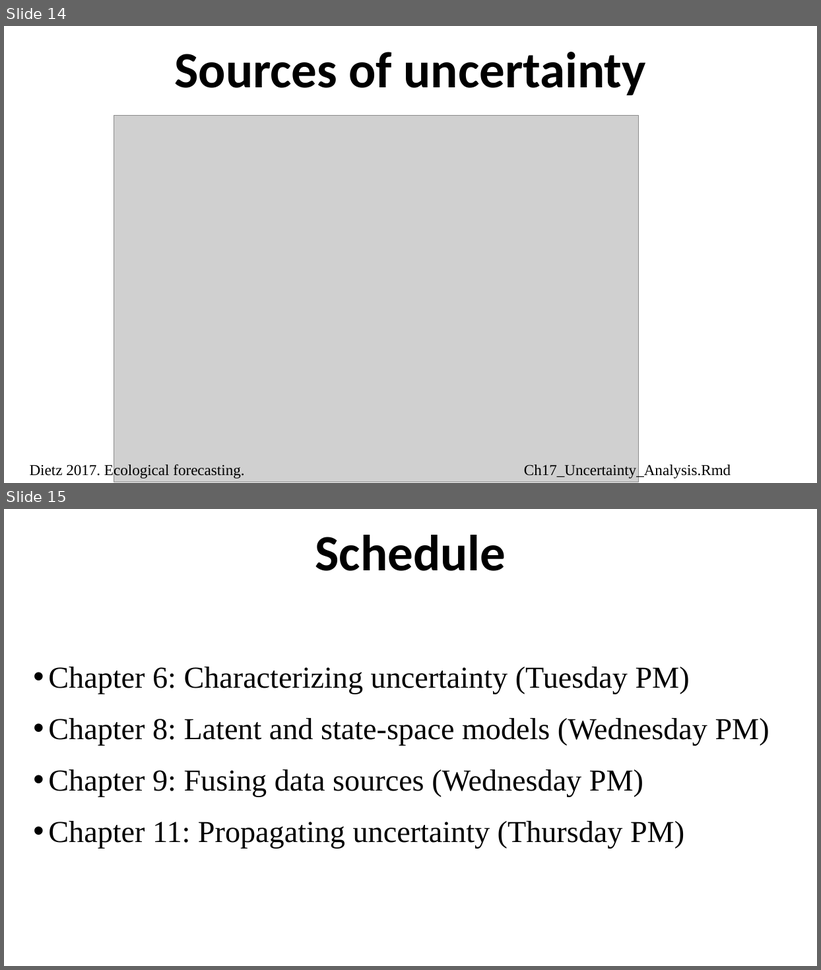
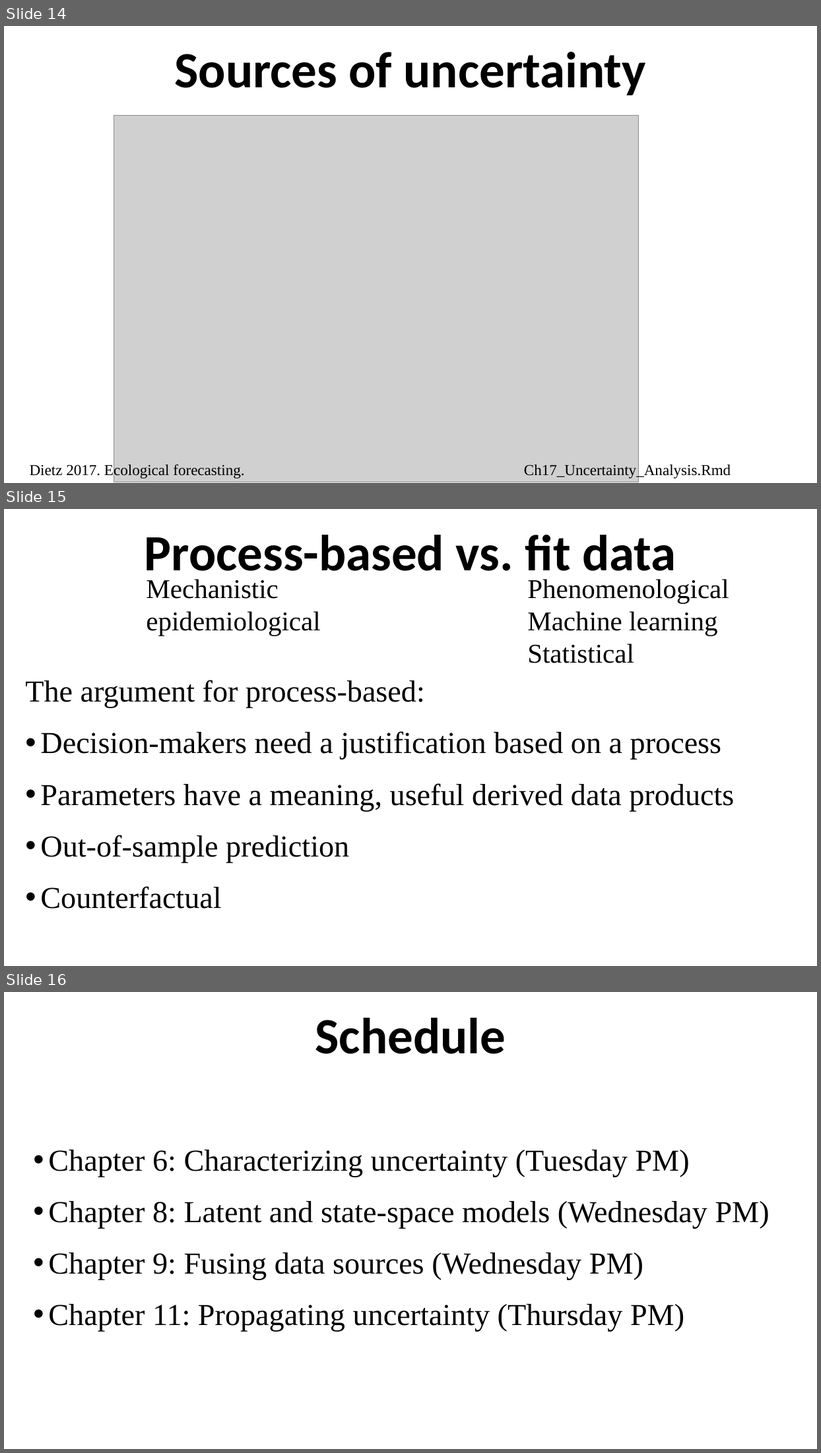
Before and after one commit to ahurford/aarms-summer-school, a slide deck: amy-lectures/Ecological_forecasting.pptx. Shown one above the other, each under a label of ours: slides 14 and 15 before the commit, slides 14, 15 and 16 after it. The pictures are 821x970 and 821x1453 pixels, drawn with LibreOffice and Linux fonts; fonts in the diff are those of the drawing; grey boxes stand for pictures. Boxes give left, top, right and bottom in pixels: in the first picture for what was removed or moved away, otherwise in the second. Text is boxed around its words. In the diff, an @@ line names an element or a change of style, - is before the commit and + after.

Commit message:
slide update

```diff
--- a/amy-lectures/Ecological_forecasting.pptx
+++ b/amy-lectures/Ecological_forecasting.pptx
@@ slide 15 added at bbox=[4, 509, 817, 966], background #FFFFFF @@
@@ title added at bbox=[145, 535, 677, 582], 60 pt, text #000000, bold @@
+Process-based vs. fit data
@@ text added at bbox=[146, 579, 320, 636], 32 pt, text #000000 @@
+Mechanistic
+epidemiological
@@ text added at bbox=[527, 579, 729, 663], 32 pt, text #000000 @@
+Phenomenological
+Machine learning
+Statistical
@@ text added at bbox=[25, 680, 734, 909], 36 pt, text #000000 @@
+The argument for process-based:
+• Decision-makers need a justification based on a process
+• Parameters have a meaning, useful derived data products
+• Out-of-sample prediction
+• Counterfactual
@@ what was slide 15 is now slide 16 @@
```
Also in this commit, not shown: 3 other files.
